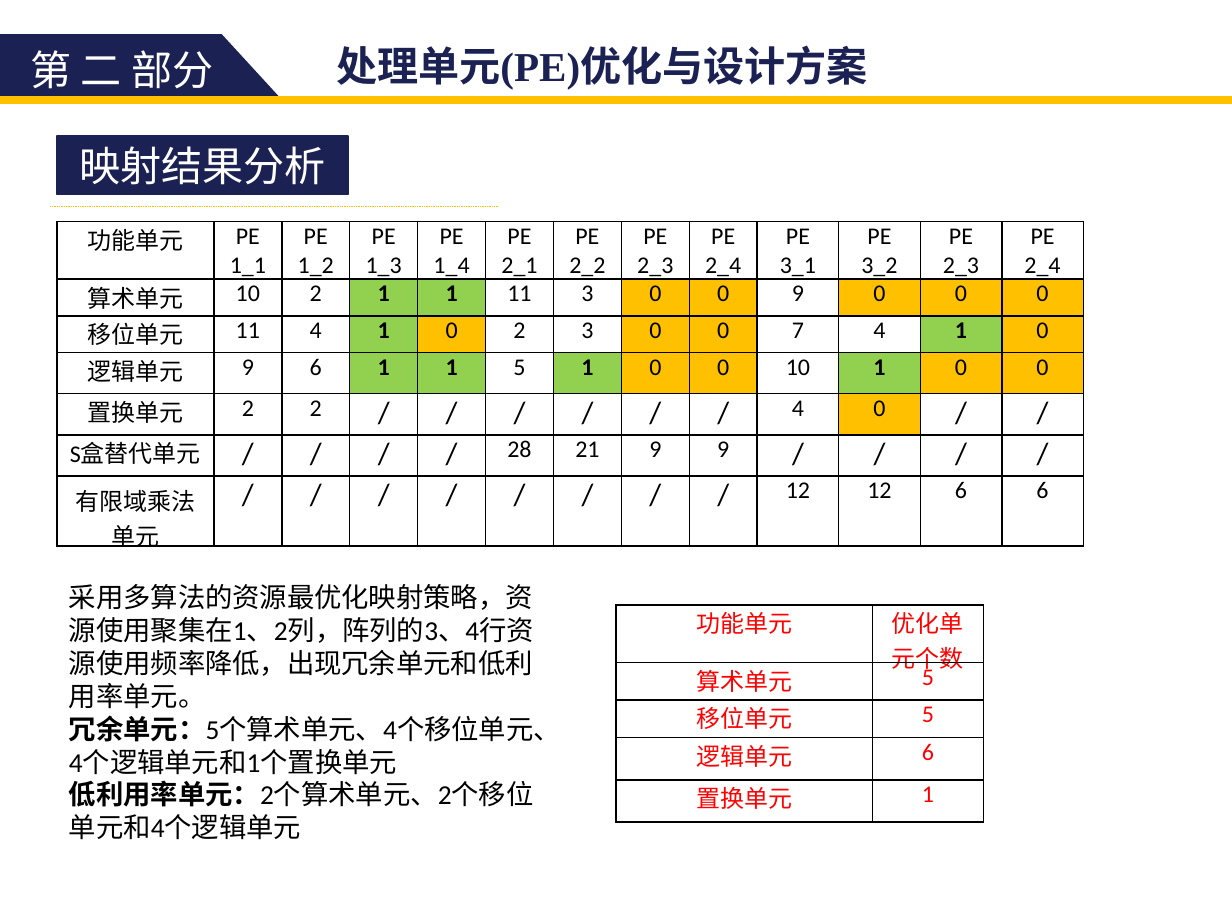
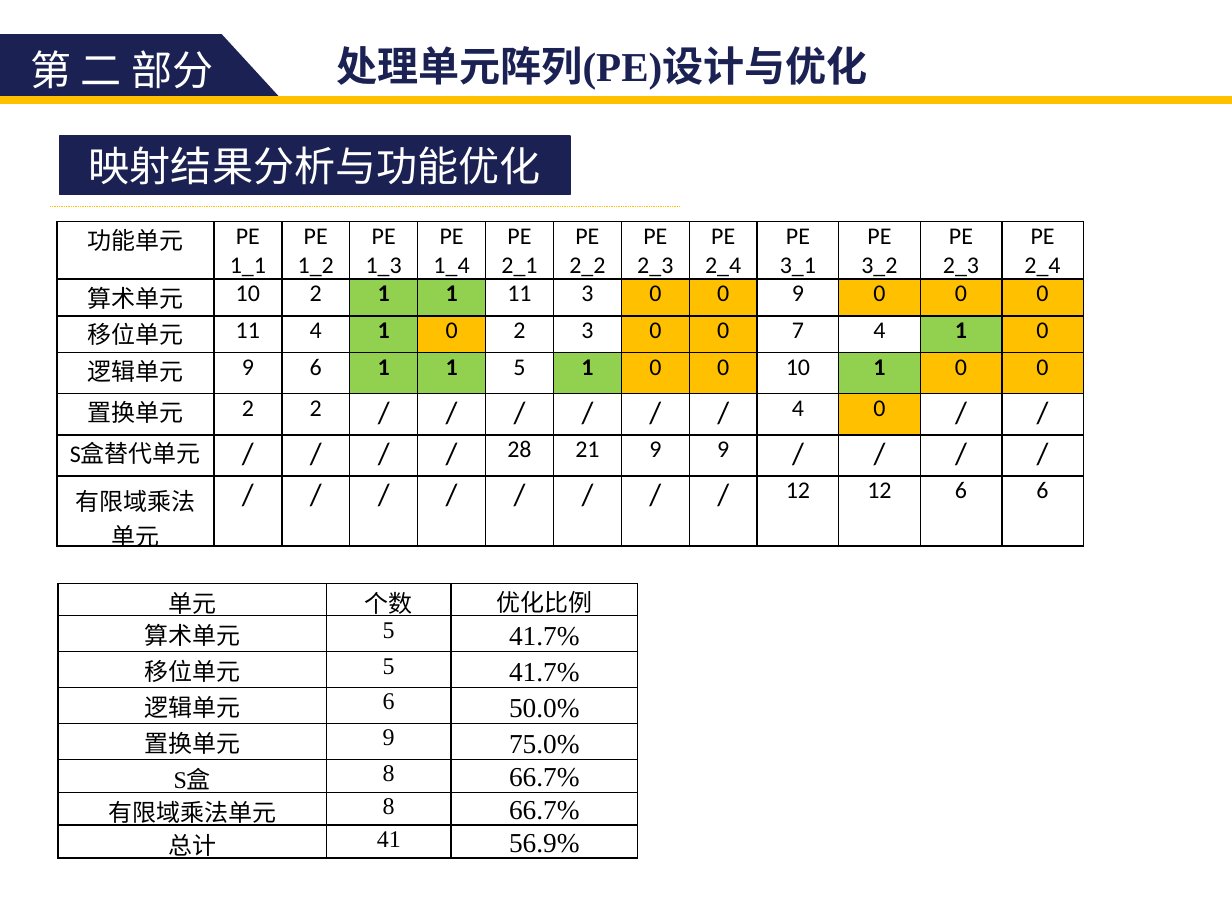
Before and after one commit to zdyzhan/bishe, a slide deck: slide 34 of 131199 李小泉.pptx. Drawn at 1232x924 pixels with LibreOffice and Linux fonts; fonts in the diff are those of the drawing. Boxes give left, top, right and bottom in pixels: in the first picture for what was removed or moved away, otherwise in the second. Text is boxed around its words. In the diff, an @@ line names an element or a change of style, - is before the commit and + after.

```diff
--- a/131199 李小泉.pptx
+++ b/131199 李小泉.pptx
@@ text at [336,46,868,90]: text changed @@
-处理单元(PE)优化与设计方案
+处理单元阵列(PE)设计与优化
@@ rectangle "映射结果分析与功能优化": place and size @@
-rectangle "映射结果分析与功能优化" at [57,137,347,195]
+rectangle "映射结果分析与功能优化" at [59,137,569,195]
@@ text in rectangle at [89,146,541,185]: text changed @@
-映射结果分析
+映射结果分析与功能优化
@@ line moved from (51, 206) - (499, 206) to (51, 206) - (679, 206) @@
@@ table added at [58,584,638,863], 8 rows, 3 columns @@
+单元 | 个数 | 优化比例
+算术单元 | 5 | 41.7%
+移位单元 | 5 | 41.7%
+逻辑单元 | 6 | 50.0%
+置换单元 | 9 | 75.0%
+S盒 | 8 | 66.7%
+有限域乘法单元 | 8 | 66.7%
+总计 | 41 | 56.9%
@@ text removed at [69,584,561,807] @@
-采用多算法的资源最优化映射策略，资源使用聚集在1、2列，阵列的3、4行资源使用频率降低，出现冗余单元和低利用率单元。
-冗余单元：5个算术单元、4个移位单元、4个逻辑单元和1个置换单元
-低利用率单元：2个算术单元、2个移位单元和4个逻辑单元
@@ table removed at [616,605,983,822], 5 rows, 2 columns @@
-功能单元 | 优化单元个数
-算术单元 | 5
-移位单元 | 5
-逻辑单元 | 6
-置换单元 | 1
```
Also in this commit, not shown: 33 other slides changed, 2 slides added, 8 slides removed.
